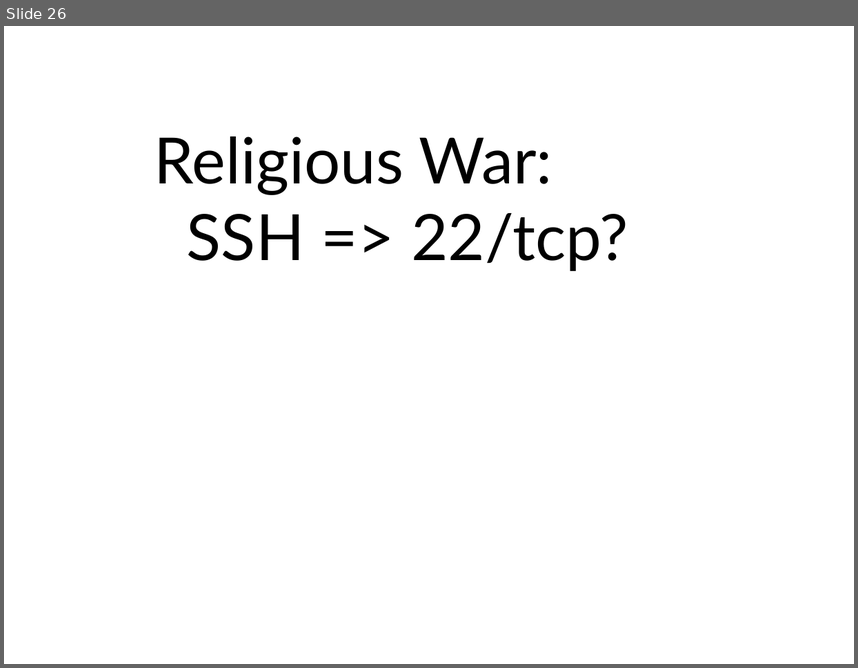
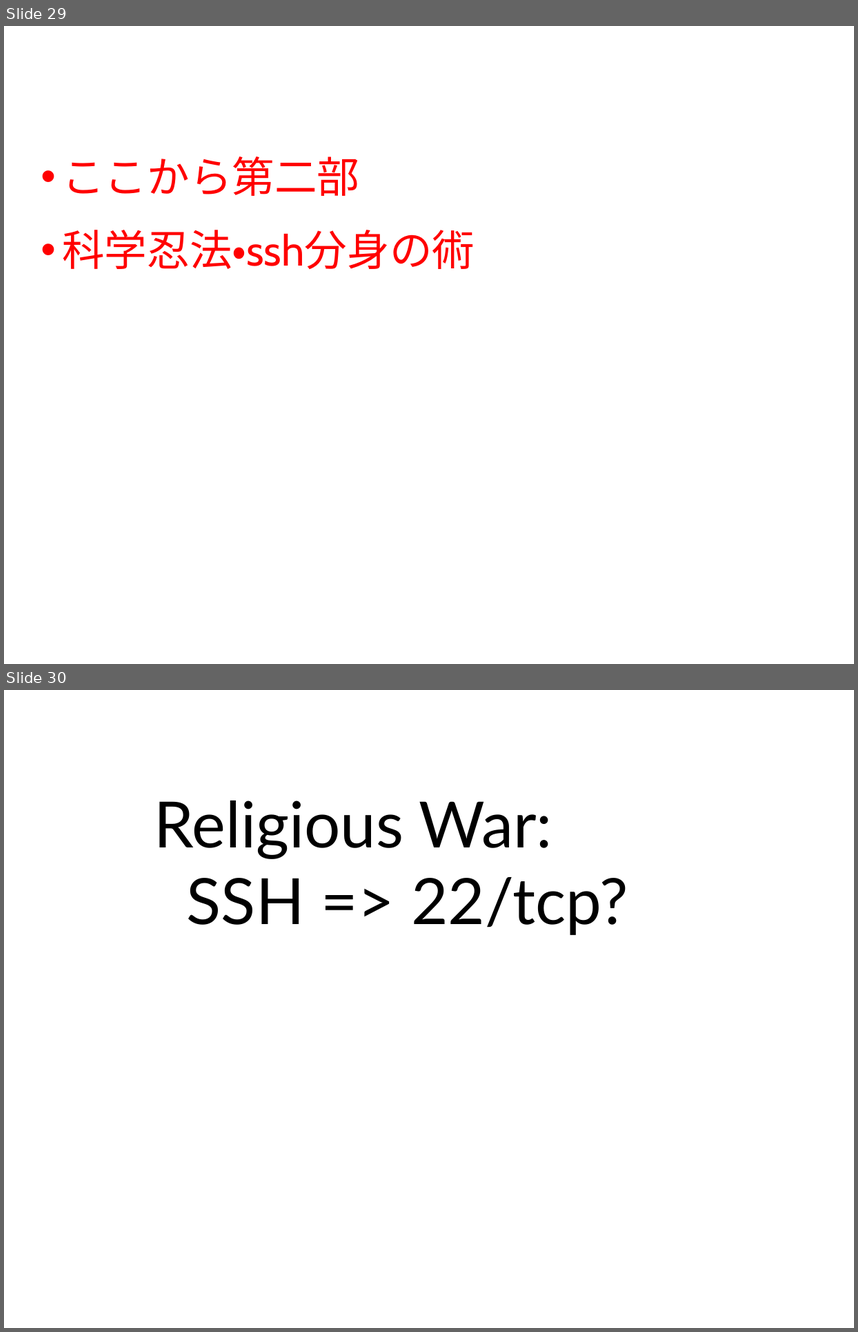
Before and after one commit to ozuma/sumida_sec, a slide deck: 2015-no.2/ppt/00_ozuma.pptx. Shown one above the other, each under a label of ours: slide 26 before the commit, slides 29 and 30 after it. The pictures are 858x668 and 858x1332 pixels, drawn with LibreOffice and Linux fonts; fonts in the diff are those of the drawing; background and template pictures are left out. Boxes give left, top, right and bottom in pixels: in the first picture for what was removed or moved away, otherwise in the second. Text is boxed around its words. In the diff, an @@ line names an element or a change of style, - is before the commit and + after.

```diff
--- a/2015-no.2/ppt/00_ozuma.pptx
+++ b/2015-no.2/ppt/00_ozuma.pptx
@@ slide 29 added at [4,26,854,664], background #FFFFFF @@
@@ text added at [62,156,475,269], 36 pt, text #FF0000 @@
+• ここから第二部
+• 科学忍法・ssh分身の術
@@ what was slide 26 is now slide 30 @@
```
Also in this commit, not shown: 7 slides changed, 7 other slides added, 4 slides removed, 1 other file.
